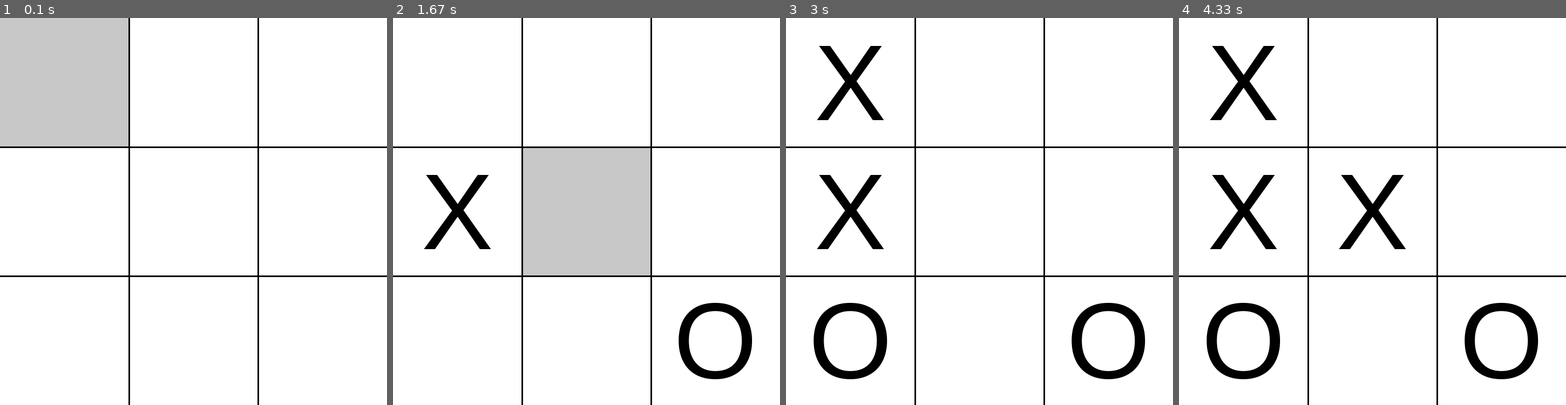
Above: before the commit, frames 1-4 (left to right).
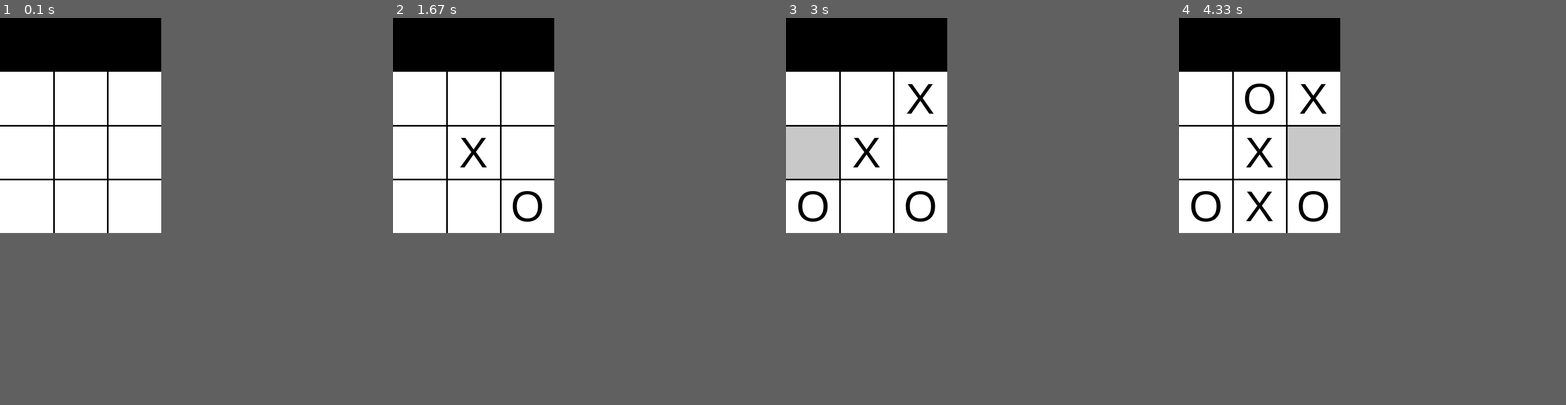
Above: after the commit, the same moments.

Repository: bridgerrholt/pygame-tic-tac-toe
Game: pygame game, started from main.py
Same seed, same stepped clock (60 frames per second), same inputs: the game is played once before the commit and once after it. The source is Python 2; it was converted automatically to run under Python 3.
Inputs (mouse positions are in pixels of both pictures, inside the frame that each line leads up to):
- Up to frame 1 (0.1 s): no input
- Up to frame 2 (1.67 s): press the mouse at (435, 126) at 0.37 s; move the mouse to (462, 149) at 0.47 s; release the mouse at (489, 172) at 0.6 s; click (435, 83) at 1.22 s; click (536, 207) at 1.55 s
- Up to frame 3 (3 s): click (898, 107) at 1.88 s; click (921, 168) at 2.55 s; click (828, 165) at 2.88 s
- Up to frame 4 (4.33 s): click (1237, 188) at 3.22 s; press the mouse at (1237, 188) at 4.03 s; move the mouse to (1271, 180) at 4.13 s; release the mouse at (1310, 176) at 4.27 s
In our replay, the window is 720x720 before the commit and 300x400 after it. These sizes can differ from the game's own. Grey fills any space a smaller window leaves; there, only what the larger window draws over its background counts as a difference.

The runs differ from the first frame. In frame 1, 14% of the frame differs, in the area x 0-100%, y 0-100%; in frame 2, 21%; in frame 3, 15%; in frame 4, 16%.

Commit message:
Top bar work

Diff:
--- a/game_board.py
+++ b/game_board.py
@@ -41,8 +41,8 @@
 		self.playerFirst = 1
 		self.playerTurn = self.playerFirst
 
-		self.font = pygame.font.SysFont("arial", 200)
-		self.winFont = pygame.font.SysFont("arial", 100)
+		self.font = pygame.font.SysFont("arial", int(self.squareSideLength*0.8))
+		self.winFont = pygame.font.SysFont("arial", int(self.squareSideLength*0.4))
 
 		self.screen = 0
 		self.over = False
@@ -115,7 +115,7 @@
 			played = False
 
 			if self.playerTurn == 1:
-				if (mouseX >= self.x and mouseX <= self.linePositions[0][2]) or \
+				if (mouseX >= self.x and mouseX <= self.linePositions[0][2]) and \
 				   (mouseY >= self.y and mouseY <= self.linePositions[1][2]):
 					tileX, tileY = 0, 0
 
@@ -405,5 +405,5 @@
 
 			toBlit = self.winFont.render(text, True, self.lineColor)
 			self.mainSurface.blit(toBlit, (
-				self.mainSurface.get_width()/2.0 - toBlit.get_width()/2.0,
-				100))
+				self.x + self.mainSurface.get_width()/2.0 - toBlit.get_width()/2.0,
+				self.y + 100))
--- a/main.py
+++ b/main.py
@@ -15,10 +15,14 @@
 	eventHandler = EventHandler()
 	frameRateHandler = FrameRateHandler(60)
 
+	squareSize = 100
+	totalSize = squareSize*3
+	offsetY = squareSize
+	offsetX = 0
 	backColor = Color(0, 0, 0)
-	mainSurface = pygame.display.set_mode((720, 720))
+	mainSurface = pygame.display.set_mode((totalSize+offsetX, totalSize+offsetY))
 
-	gameBoard = GameBoard(0, 0, eventHandler, mainSurface)
+	gameBoard = GameBoard(0, offsetY, eventHandler, mainSurface)
 
 	while True:
 		frameRateHandler.updateStart()
